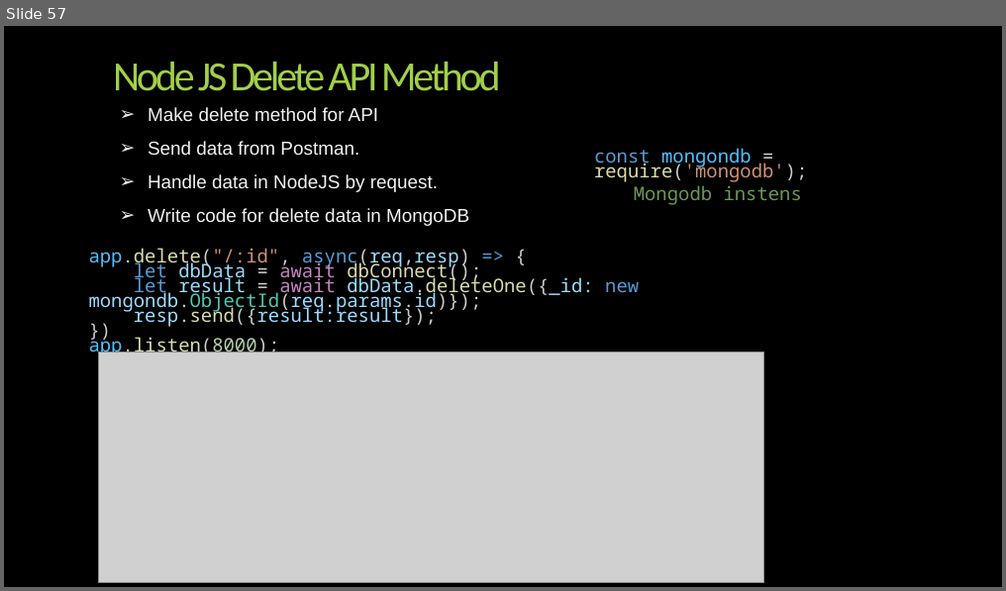
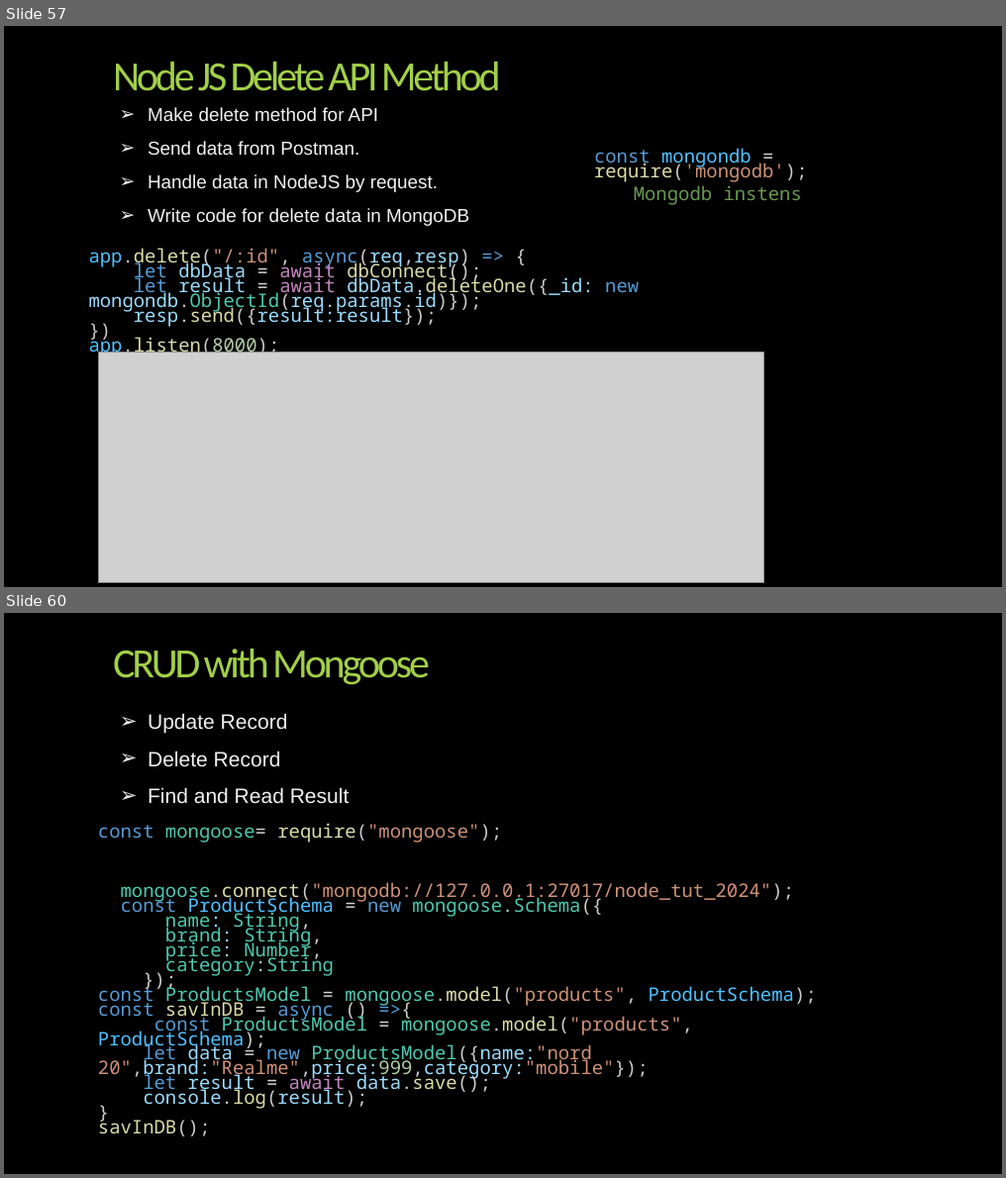
Before and after one commit to Alok2565/nodejs-tut2024, a slide deck: backup_code/NodeJS-full tutorila.pptx. Shown one above the other, each under a label of ours: slide 57 before the commit, slides 57 and 60 after it; the slides between them are not shown. The pictures are 1006x591 and 1006x1178 pixels, drawn with LibreOffice and Linux fonts; fonts in the diff are those of the drawing; grey boxes stand for pictures; background and template pictures are left out. Boxes give left, top, right and bottom in pixels: in the first picture for what was removed or moved away, otherwise in the second. Text is boxed around its words. In the diff, an @@ line names an element or a change of style, - is before the commit and + after.

```diff
--- a/backup_code/NodeJS-full tutorila.pptx
+++ b/backup_code/NodeJS-full tutorila.pptx
@@ slide 60 added at (x1=4, y1=613, x2=1002, y2=1174), background picture (left out) @@
@@ title added at (x1=113, y1=649, x2=430, y2=684), 40 pt, text #A2CF49 @@
+CRUD with Mongoose
@@ text added at (x1=148, y1=713, x2=350, y2=804), 20 pt, text #F2F2F2 @@
+➢ Update Record
+➢ Delete Record
+➢ Find and Read Result
@@ text added at (x1=98, y1=823, x2=817, y2=1137), 18 pt, text #4EC9B0 @@
+const mongoose= require("mongoose");
+mongoose.connect("mongodb://127.0.0.1:27017/node_tut_2024");
+const ProductSchema = new mongoose.Schema({
+name: String,
+brand: String,
+price: Number,
+category:String
+});
+const ProductsModel = mongoose.model("products", ProductSchema);
+const savInDB = async () =>{
+const ProductsModel = mongoose.model("products", ProductSchema);
+let data = new ProductsModel({name:"nord 20",brand:"Realme",price:999,category:"mobile"});
+let result = await data.save();
+console.log(result);
+}
+savInDB();
```
Also in this commit, not shown: 1 slide changed, 16 other slides added, 5 other files.
